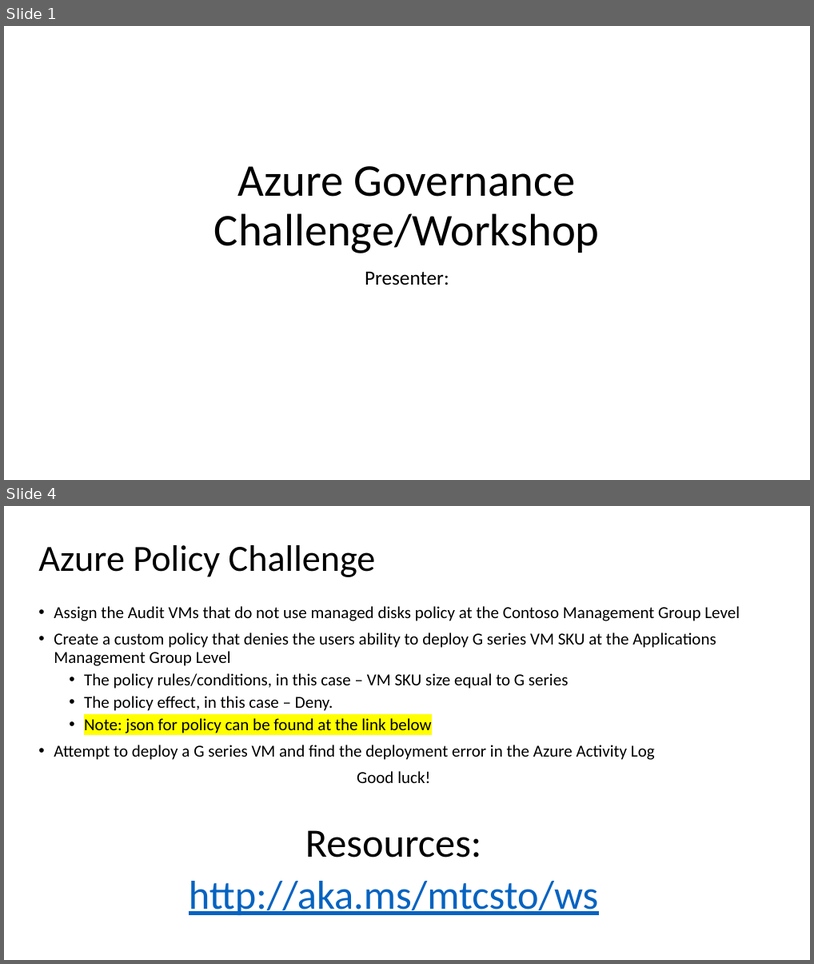
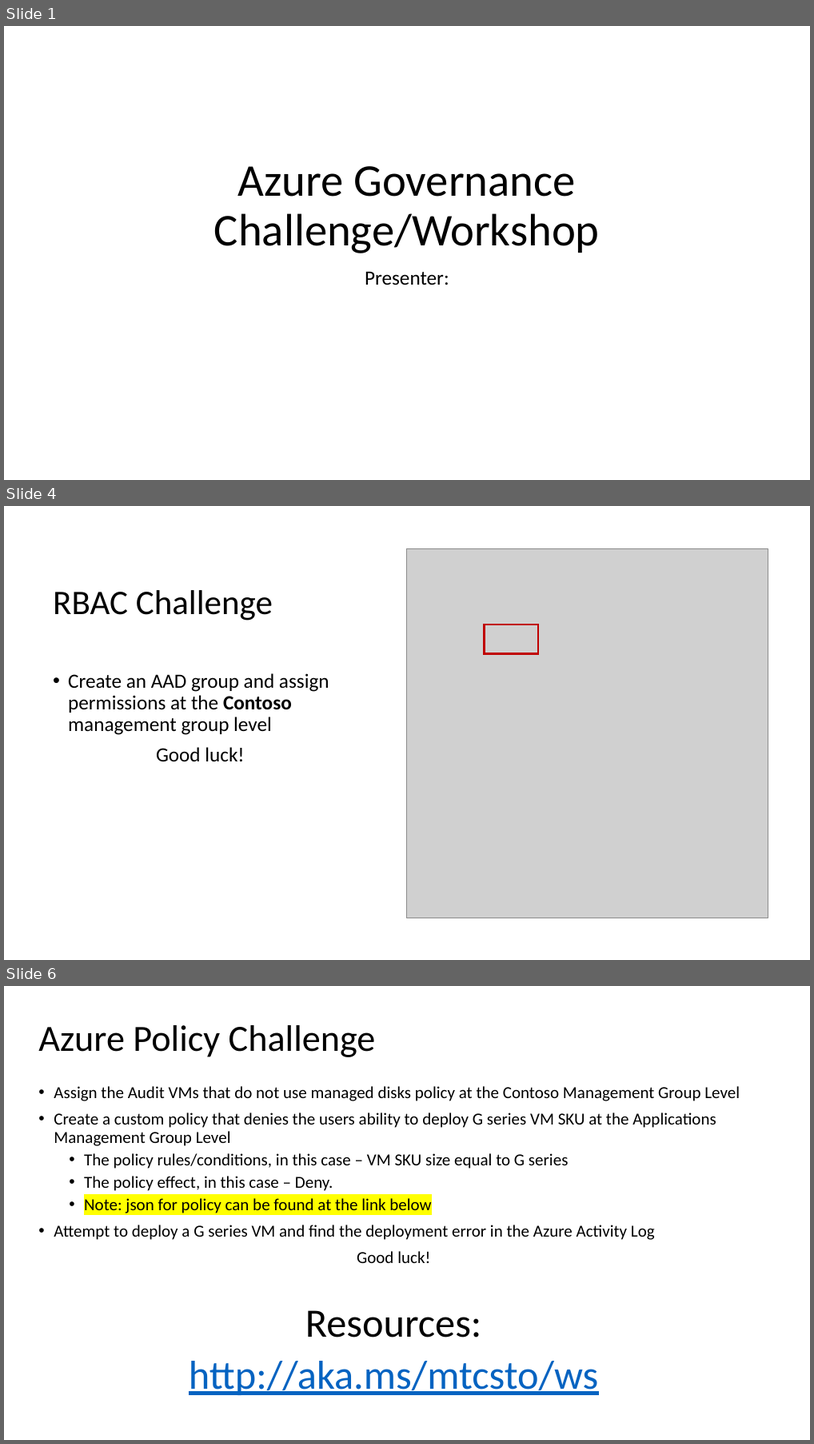
Before and after one commit to TheModin/AzureGovernance, a slide deck: Azure Governance Hack.pptx. Shown one above the other, each under a label of ours: slides 1 and 4 before the commit, slides 1, 4 and 6 after it; the slides between them are not shown. The pictures are 814x964 and 814x1444 pixels, drawn with LibreOffice and Linux fonts; fonts in the diff are those of the drawing; grey boxes stand for pictures. Boxes give left, top, right and bottom in pixels: in the first picture for what was removed or moved away, otherwise in the second. Text is boxed around its words. In the diff, an @@ line names an element or a change of style, - is before the commit and + after.

```diff
--- a/Azure Governance Hack.pptx
+++ b/Azure Governance Hack.pptx
@@ slide 4 added at (4,506,810,960), background #FFFFFF @@
@@ picture added at (407,548,768,917) @@
@@ title added at (53,590,273,620), 41 pt, text #000000 @@
+RBAC Challenge
@@ rectangle added at (484,624,538,654), outline #C00000 2.25 pt @@
@@ text added at (68,673,330,762), 24 pt, text #000000 @@
+• Create an AAD group and assign permissions at the Contoso management group level
+Good luck!
@@ what was slide 4 is now slide 6 @@
```
Also in this commit, not shown: 1 slide changed, 1 other slide added.
